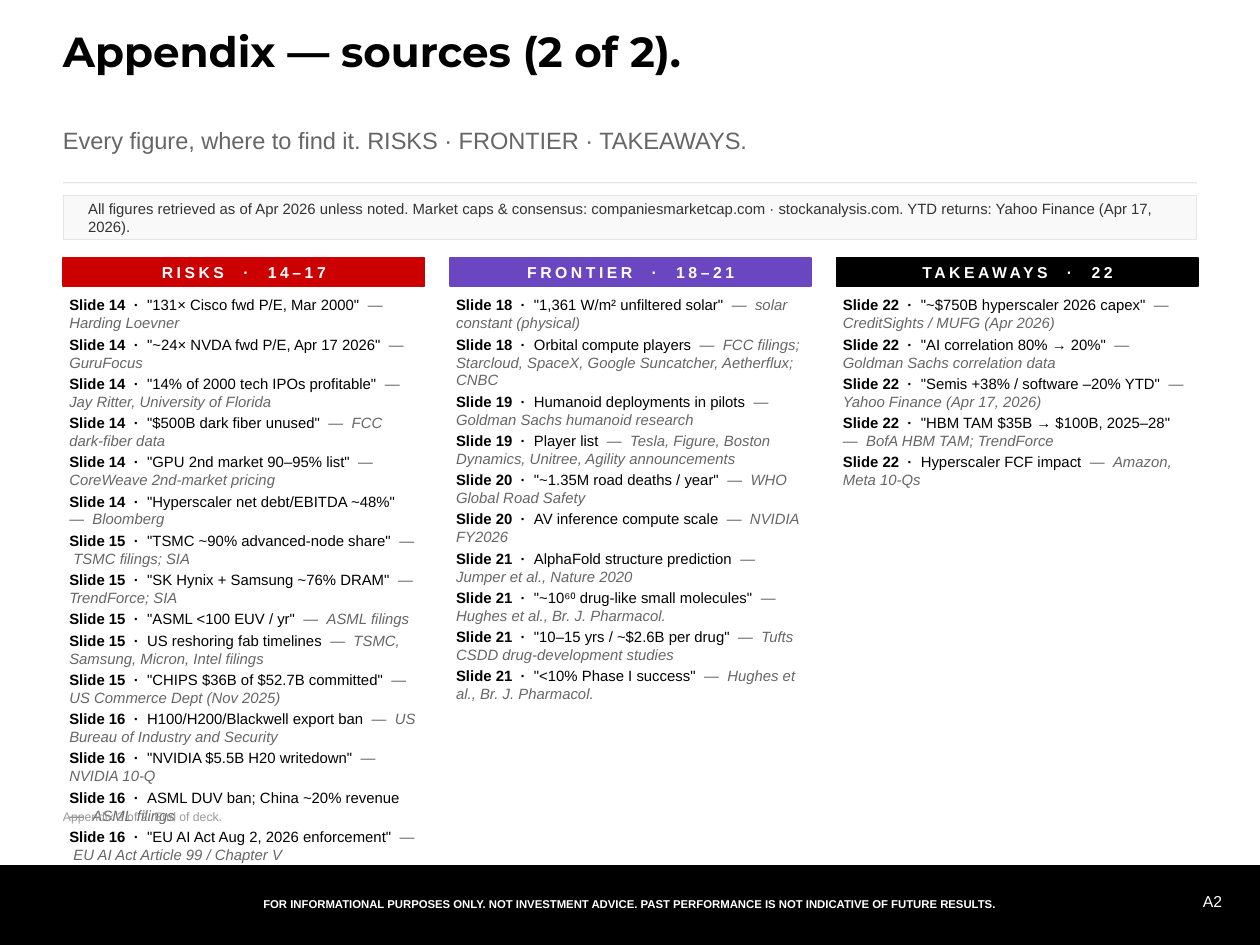
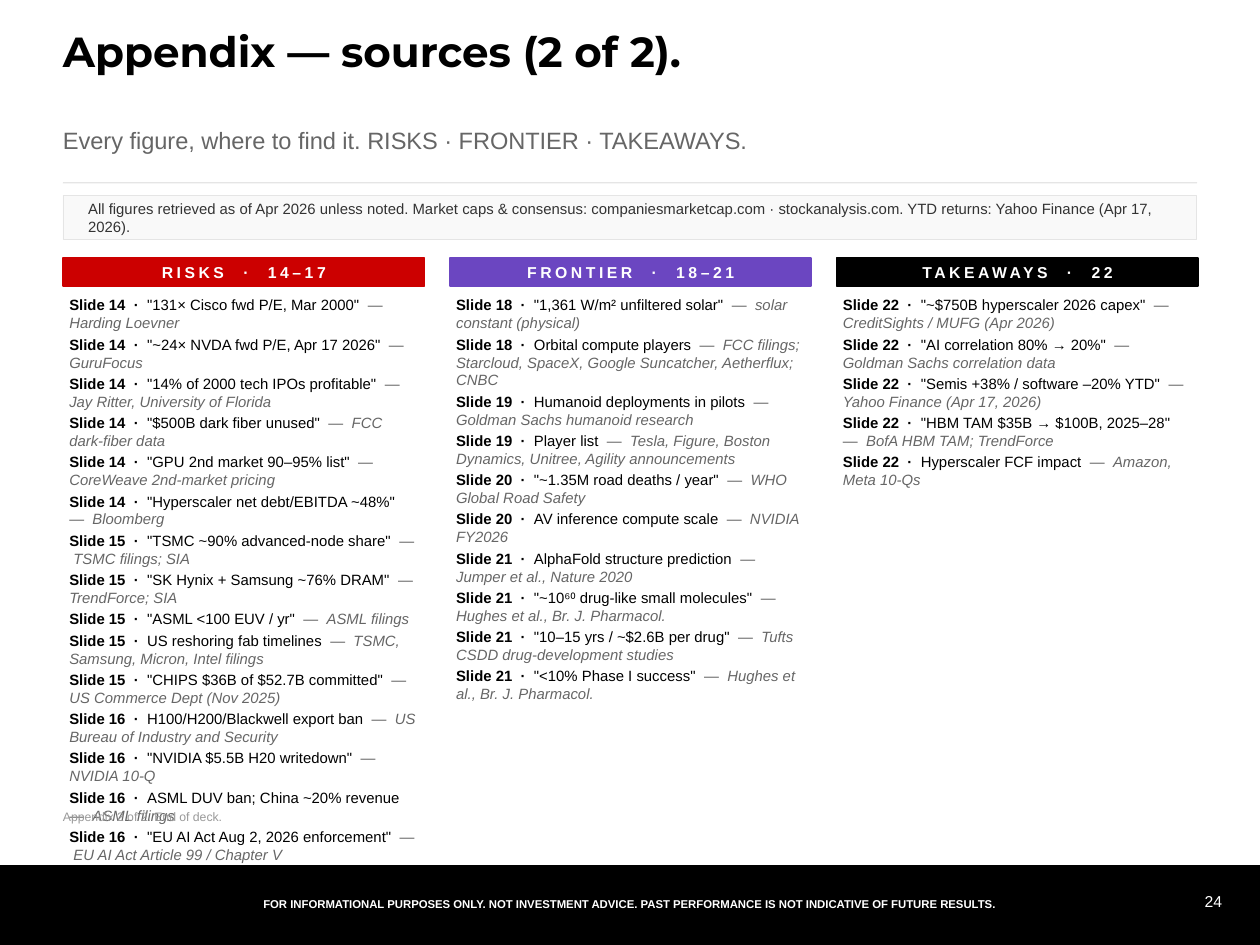
Before and after one commit to samuelcmcclellan-cell/ai-markets-deck, a slide deck: slide 24 of ai-markets-deck.pptx. Drawn at 1260x945 pixels with LibreOffice and Linux fonts; fonts in the diff are those of the drawing. Boxes give left, top, right and bottom in pixels: in the first picture for what was removed or moved away, otherwise in the second. Text is boxed around its words. In the diff, an @@ line names an element or a change of style, - is before the commit and + after.

```diff
--- a/ai-markets-deck.pptx
+++ b/ai-markets-deck.pptx
@@ text at (1205, 896, 1223, 907): text changed @@
-A2
+24
```
Also in this commit, not shown: 17 other slides changed, 20 other files.
